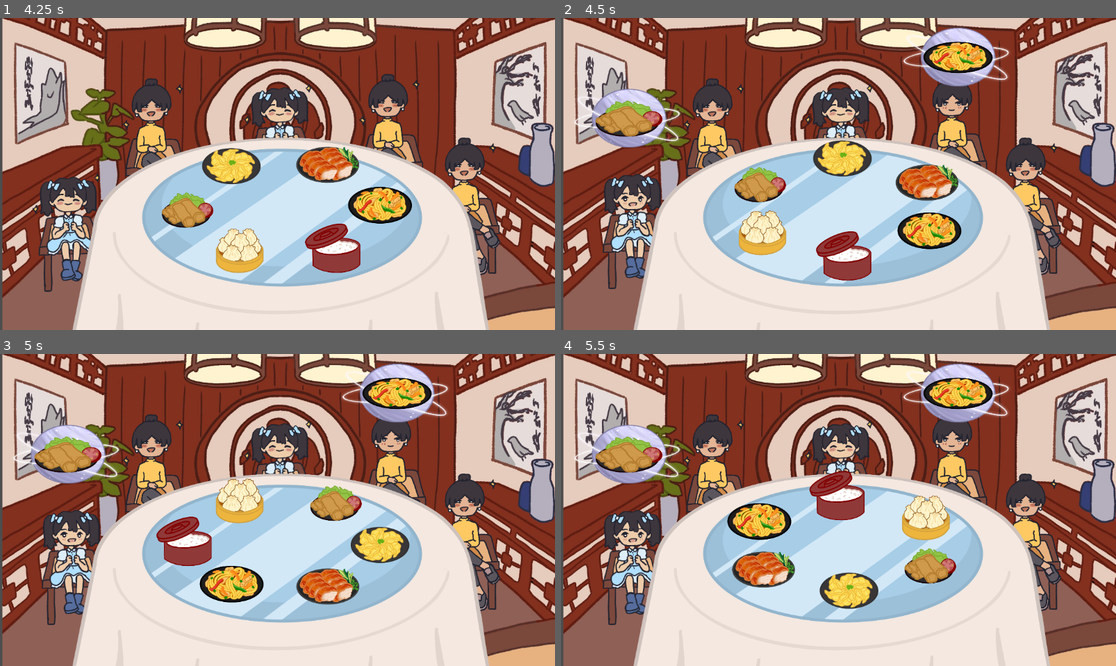
Above: before the commit, frames 1-4 (two rows, left to right).
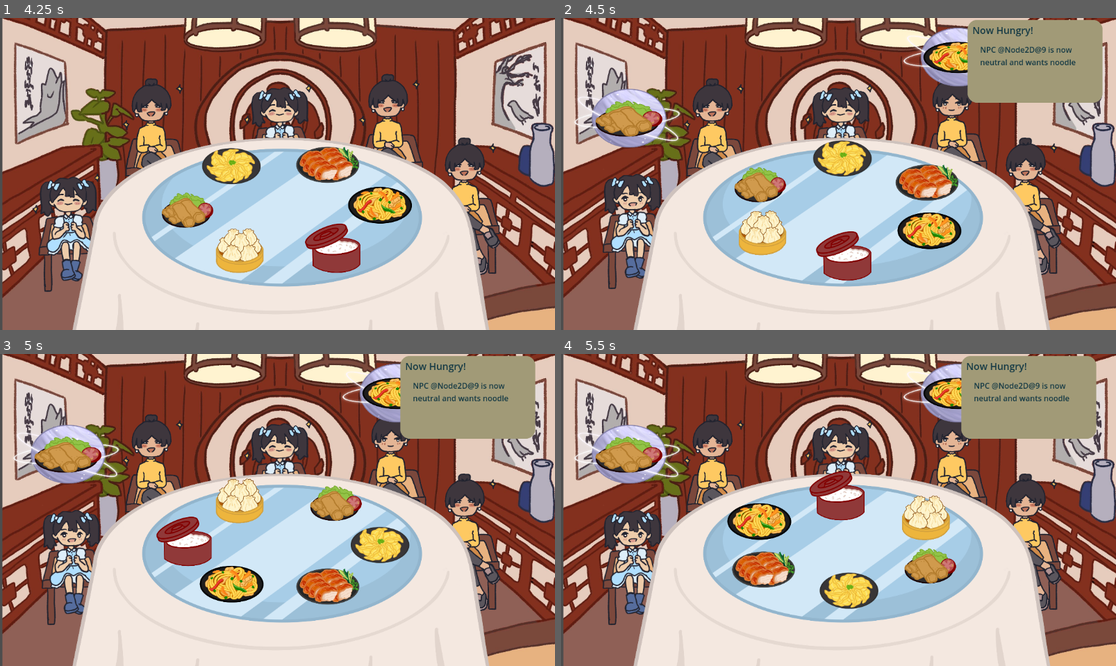
Above: after the commit, the same moments.

Repository: game-dev-besties/lupe_game
Game: Godot game, scene res://scenes/cutscene.tscn
Two runs of this game, one before a commit and one after it. Both use one fixed random seed, a clock stepped at 60 frames per second and the inputs below.
Inputs (mouse positions are in pixels of both pictures, inside the frame that each line leads up to):
- Up to frame 1 (4.25 s): click "SKIP" at 0.5 s; click "SKIP" at 1.25 s; tap Enter (ui_accept) at 2, 2.27, 3.02 s; move the mouse to (377, 208) at 2.02 s; hold Right (ui_right) 2.03-2.78 s; click (377, 208) at 2.17 s; move the mouse to (266, 255) at 2.77 s; hold Left (ui_left) 2.78-3.53 s; click (266, 255) at 2.92 s; move the mouse to (188, 211) at 3.52 s; hold Right (ui_right) from 3.53 s (still down); click (188, 211) at 3.67 s
- Up to frame 2 (4.5 s): keep holding Right (ui_right); move the mouse to (794, 167) at 4.27 s; click (794, 167) at 4.42 s
- Up to frame 3 (5 s): keep holding Right (ui_right); tap Enter (ui_accept) at 4.52 s
- Up to frame 4 (5.5 s): move the mouse to (888, 588) at 5.02 s; release Right (ui_right) at 5.03 s; hold Left (ui_left) from 5.03 s (still down); click (888, 588) at 5.17 s; tap Enter (ui_accept) at 5.27 s

Frame 1 is identical in both runs. In frame 2, 6.4% of the frame differs, in the area x 73-98%, y 0-28%; in frame 3, 6.4%, in the area x 72-97%, y 0-28%; in frame 4, 6.4%.

Commit message:
Initial Logic for Notification
Also added a notification whenever someone gets hungry temporarily

Diff:
--- a/project.godot
+++ b/project.godot
@@ -14,6 +14,10 @@
 run/main_scene="res://scenes/cutscene.tscn"
 config/features=PackedStringArray("4.4", "GL Compatibility")
 config/icon="res://icon.svg"
+
+[autoload]
+
+NotificationManager="*res://scripts/notification_manager.gd"
 
 [input]
 
--- a/scenes/game.tscn
+++ b/scenes/game.tscn
@@ -1,7 +1,8 @@
-[gd_scene load_steps=11 format=3 uid="uid://b7w465tfimyec"]
+[gd_scene load_steps=12 format=3 uid="uid://b7w465tfimyec"]
 
 [ext_resource type="Script" uid="uid://b8fp7l0wpeawx" path="res://scripts/game.gd" id="1_lkgvj"]
 [ext_resource type="PackedScene" uid="uid://b6jq0f6yg0wuw" path="res://scenes/NPC.tscn" id="2_lnu2h"]
+[ext_resource type="PackedScene" uid="uid://rnaexvorgrfx" path="res://scenes/notifications_layer.tscn" id="2_u5sy4"]
 [ext_resource type="Texture2D" uid="uid://dspqnr0vuhl4l" path="res://assets/table.png" id="3_lbhrr"]
 [ext_resource type="Script" uid="uid://decuur7sn58mt" path="res://scripts/spinningthing.gd" id="3_p57ef"]
 [ext_resource type="PackedScene" uid="uid://ddw71ek2dup7r" path="res://scenes/dish.tscn" id="4_u5sy4"]
@@ -88,6 +89,8 @@
 [node name="Game" type="Node2D"]
 script = ExtResource("1_lkgvj")
 
+[node name="NotificationsLayer" parent="." instance=ExtResource("2_u5sy4")]
+
 [node name="spinningthing" type="Node2D" parent="." node_paths=PackedStringArray("game_scene")]
 position = Vector2(586, 448)
 script = ExtResource("3_p57ef")
--- /dev/null
+++ b/scenes/notification_card.tscn
@@ -0,0 +1,38 @@
+[gd_scene load_steps=5 format=3 uid="uid://dg1mu0vuly3x7"]
+
+[ext_resource type="Script" uid="uid://bg2laagjkoj0" path="res://scripts/notification_card.gd" id="1_3l8vq"]
+[ext_resource type="LabelSettings" uid="uid://c824ay0grbiq7" path="res://ui/title_font.tres" id="1_hp6ik"]
+[ext_resource type="LabelSettings" uid="uid://lvyaejeul2ns" path="res://ui/text_font.tres" id="2_3l8vq"]
+
+[sub_resource type="StyleBoxFlat" id="StyleBoxFlat_rotyx"]
+bg_color = Color(0.62939, 0.604398, 0.468749, 1)
+corner_radius_top_left = 20
+corner_radius_top_right = 20
+corner_radius_bottom_right = 20
+corner_radius_bottom_left = 20
+
+[node name="NotificationCard" type="Panel"]
+offset_right = 280.0
+offset_bottom = 172.0
+theme_override_styles/panel = SubResource("StyleBoxFlat_rotyx")
+script = ExtResource("1_3l8vq")
+
+[node name="Title" type="Label" parent="."]
+layout_mode = 0
+offset_left = 10.0
+offset_top = 7.0
+offset_right = 180.0
+offset_bottom = 30.0
+text = "Title"
+label_settings = ExtResource("1_hp6ik")
+autowrap_mode = 2
+
+[node name="Body" type="Label" parent="."]
+layout_mode = 0
+offset_left = 26.0
+offset_top = 50.0
+offset_right = 253.0
+offset_bottom = 157.0
+text = "hallo this is some text"
+label_settings = ExtResource("2_3l8vq")
+autowrap_mode = 2
--- /dev/null
+++ b/scenes/notifications_layer.tscn
@@ -0,0 +1,11 @@
+[gd_scene format=3 uid="uid://rnaexvorgrfx"]
+
+[node name="NotificationsLayer" type="CanvasLayer"]
+
+[node name="Tray" type="Control" parent="."]
+layout_mode = 3
+anchors_preset = 0
+offset_left = 831.0
+offset_top = 4.0
+offset_right = 1152.0
+offset_bottom = 147.0
--- /dev/null
+++ b/scripts/notification_card.gd
@@ -0,0 +1,24 @@
+class_name NotificationCard
+extends Panel
+
+@export var lifetime := 4.0          # secs on-screen
+var _tween : Tween
+var tray_width: float
+
+func _ready() -> void:
+    position.x = tray_width
+    _tween = create_tween()
+    _tween.tween_property(
+        self, "position:x",
+        0,
+        0.25,
+    ).set_trans(Tween.TRANS_QUAD).set_ease(Tween.EASE_OUT)
+    await get_tree().create_timer(lifetime).timeout
+    disappear()
+
+func disappear() -> void:
+    if _tween.is_running(): _tween.kill()
+    _tween = create_tween()
+    _tween.tween_property(self, "position:x", tray_width, 0.25)\
+          .set_trans(Tween.TRANS_QUAD).set_ease(Tween.EASE_IN)
+    _tween.tween_callback(Callable(self, "queue_free"))
--- /dev/null
+++ b/scripts/notification_manager.gd
@@ -0,0 +1,19 @@
+extends Node
+
+
+func _ready() -> void:
+	pass
+
+func push(title:String, body:String="") -> void:
+	print("Called push function")
+	var tray = get_tree().get_root().get_node("Game/NotificationsLayer/Tray")
+	if not tray:
+		print("Notification tray not found.")
+		push_error("Notification tray not found.")
+		return
+	var card := preload("res://scenes/notification_card.tscn").instantiate()
+	card.get_node("Title").text = title
+	card.get_node("Body").text  = body
+	card.tray_width = (tray as Control).size.x
+	tray.add_child(card)
+	print("Pushed notification")
--- a/scripts/npc.gd
+++ b/scripts/npc.gd
@@ -50,6 +50,7 @@
 			if randf() < GET_HUNGRY_PROBABILITY:
 				current_state = "neutral"
 				desired_item_name = game_script.POSSIBLE_ITEMS[randi() % game_script.POSSIBLE_ITEMS.size()]
+				NotificationManager.push("Now Hungry!", "NPC " + name + " is now neutral and wants " + desired_item_name)
 				update_food_item_display()
 			check_hungry_timer = TIME_BETWEEN_HUNGRY_CHECKS_SECONDS
 	else:
--- /dev/null
+++ b/ui/text_font.tres
@@ -0,0 +1,4 @@
+[gd_resource type="LabelSettings" format=3 uid="uid://lvyaejeul2ns"]
+
+[resource]
+font_color = Color(0.0779034, 0.222615, 0.267863, 1)
--- /dev/null
+++ b/ui/title_font.tres
@@ -0,0 +1,5 @@
+[gd_resource type="LabelSettings" format=3 uid="uid://c824ay0grbiq7"]
+
+[resource]
+font_size = 20
+font_color = Color(0.0779034, 0.222615, 0.267863, 1)
Not shown, added: scripts/notification_card.gd.uid
Not shown, added: scripts/notification_manager.gd.uid
